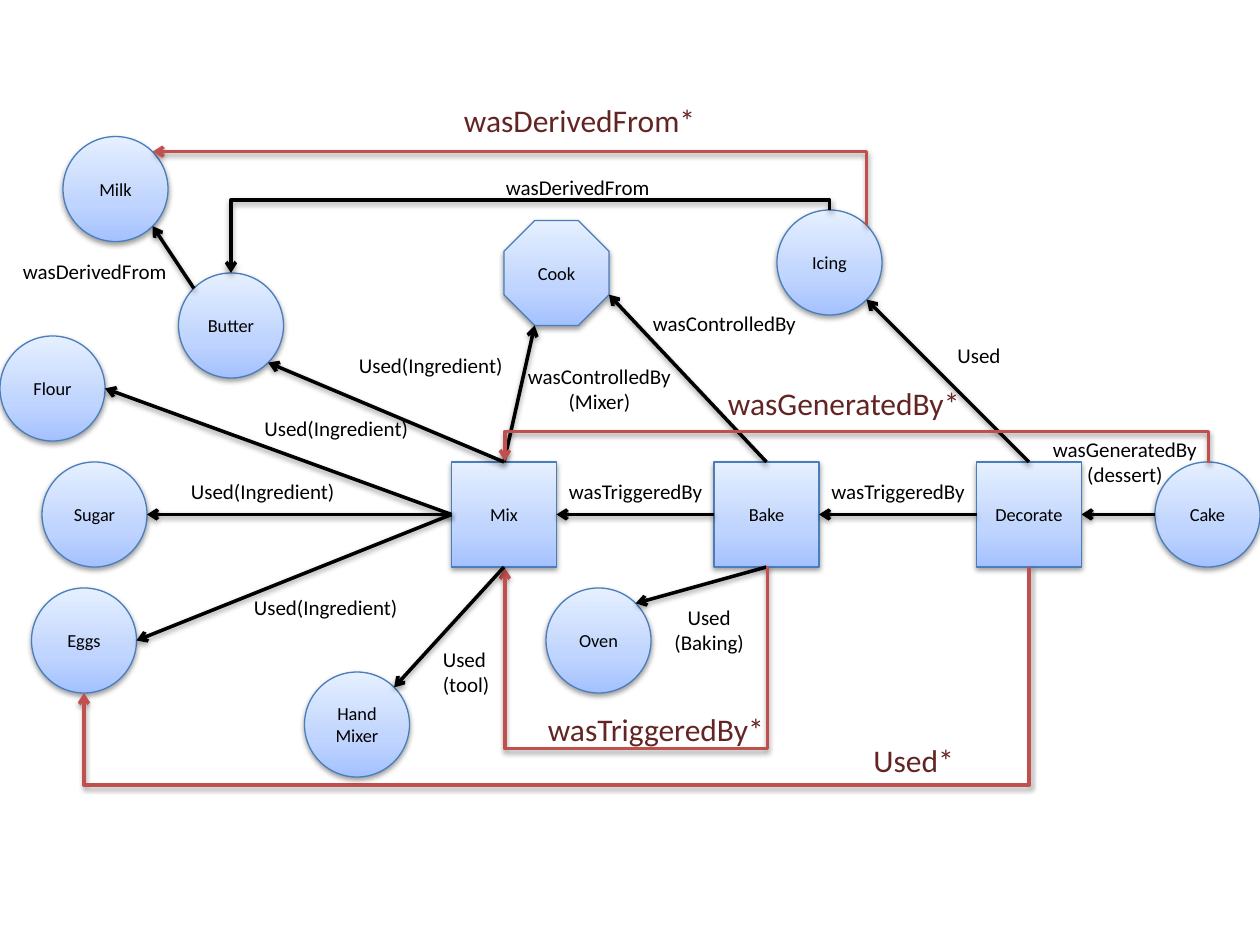
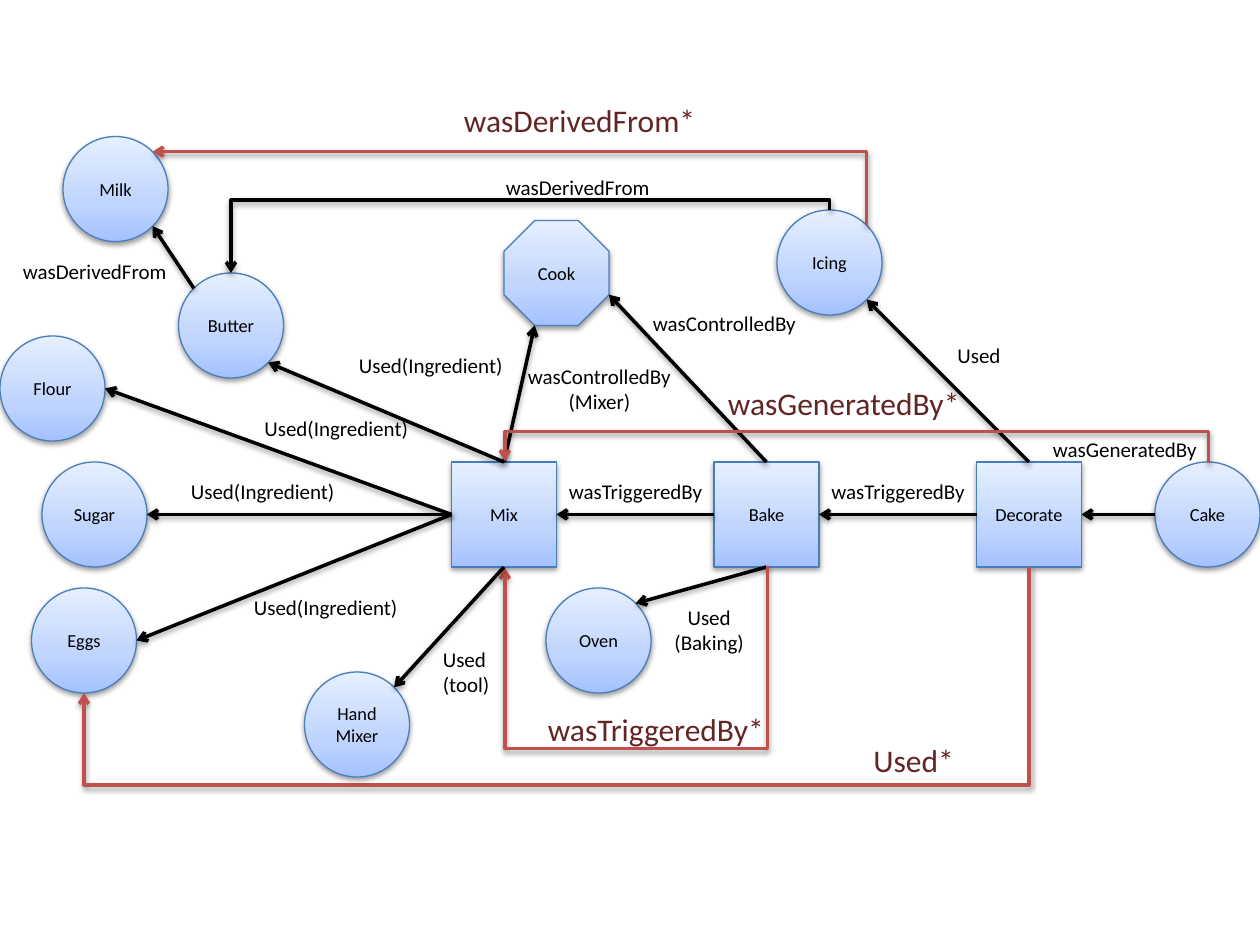
Before and after one commit to gems-uff/sdm, a slide deck: slide 4 of Documents/Dissertacao/provenance_cake.pptx. Drawn at 1260x945 pixels with LibreOffice and Linux fonts; fonts in the diff are those of the drawing. Boxes give left, top, right and bottom in pixels: in the first picture for what was removed or moved away, otherwise in the second. Text is boxed around its words. In the diff, an @@ line names an element or a change of style, - is before the commit and + after.

```diff
--- a/Documents/Dissertacao/provenance_cake.pptx
+++ b/Documents/Dissertacao/provenance_cake.pptx
@@ text at [1087, 467, 1162, 489]: paragraph removed @@
-(dessert)
```
Also in this commit, not shown: 3 other slides changed, 6 slides added, 2 slides removed, 2 other files.
